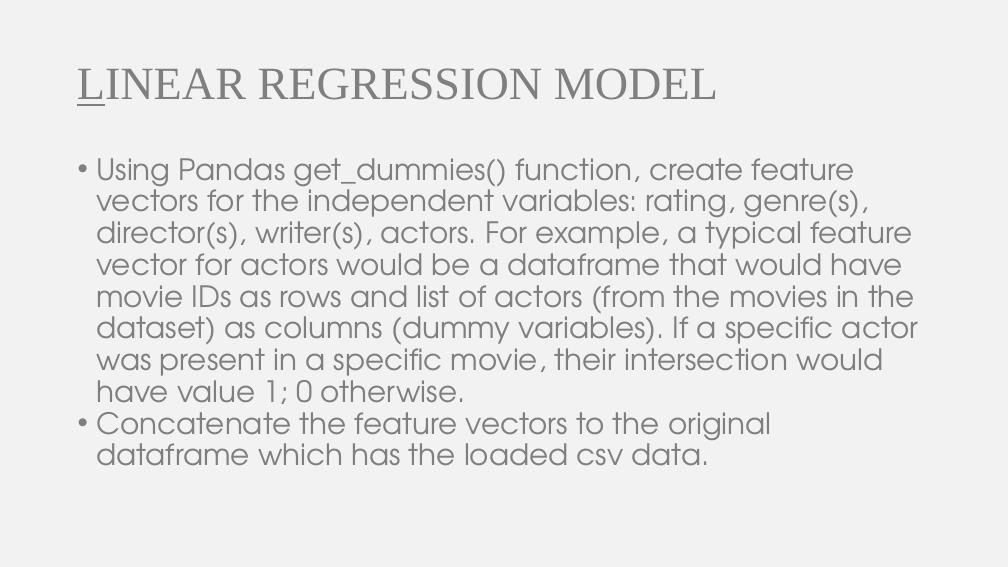
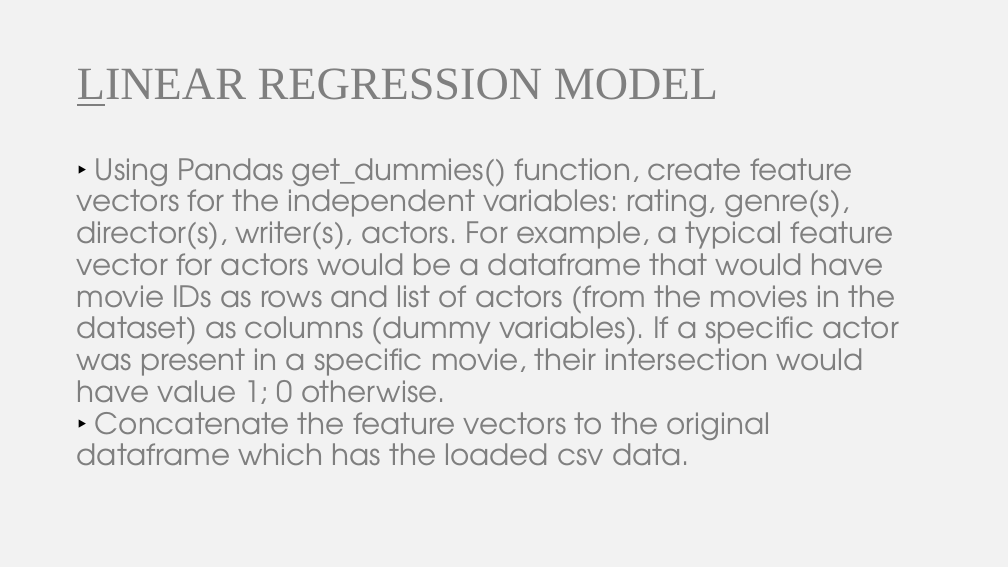
Before and after one commit to somyamohanty/Data_Dawgs, a slide deck: slide 13 of presentations/Final Presentation.pptx. Drawn at 1008x567 pixels with LibreOffice and Linux fonts; fonts in the diff are those of the drawing. Boxes give left, top, right and bottom in pixels: in the first picture for what was removed or moved away, otherwise in the second. Text is boxed around its words. In the diff, an @@ line names an element or a change of style, - is before the commit and + after.

```diff
--- a/presentations/Final Presentation.pptx
+++ b/presentations/Final Presentation.pptx
@@ text at bbox=[77, 158, 898, 465]: text changed @@
-• Using Pandas get_dummies() function, create feature vectors for the independent variables: rating, genre(s), director(s), writer(s), actors. For example, a typical feature vector for actors would be a dataframe that would have movie IDs as rows and list of actors (from the movies in the dataset) as columns (dummy variables). If a specific actor was present in a specific movie, their intersection would have value 1; 0 otherwise.
-• Concatenate the feature vectors to the original dataframe which has the loaded csv data.
+‣ Using Pandas get_dummies() function, create feature vectors for the independent variables: rating, genre(s), director(s), writer(s), actors. For example, a typical feature vector for actors would be a dataframe that would have movie IDs as rows and list of actors (from the movies in the dataset) as columns (dummy variables). If a specific actor was present in a specific movie, their intersection would have value 1; 0 otherwise.
+‣ Concatenate the feature vectors to the original dataframe which has the loaded csv data.
```
Also in this commit, not shown: 18 other slides changed, 3 slides added, 1 slide removed.
